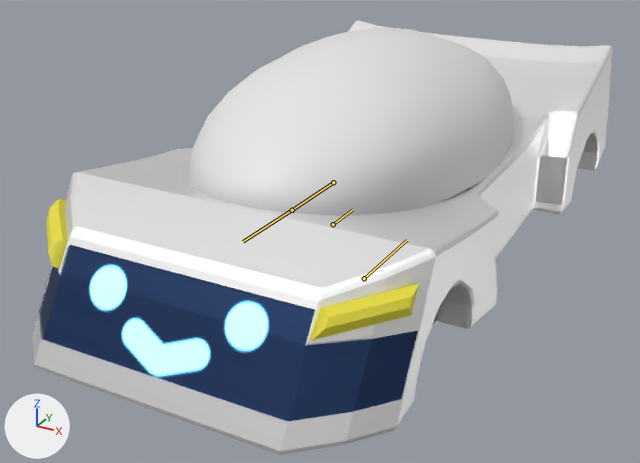
Two versions of the FBX model Kart Proj/Assets/Characters/MAX/Both/MaxCar.fbx, one commit apart.
One viewpoint serves both versions: a 50 mm camera at (1.56, -3.26, 1.81) aimed at (-0.1, -0.24, 0.3). Arrows for +X, +Y and +Z are at lower left; the lights stay in place. The bones that bend it are drawn over the model as lines.

The first picture shows 'Car'.
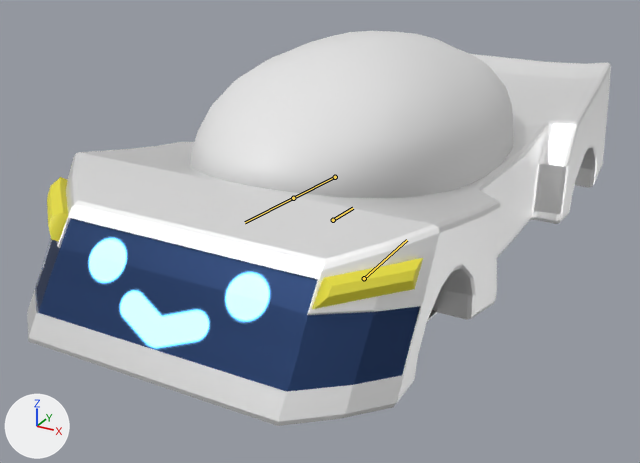
The newer file adds an action. The first version stands in its rest pose; the second is drawn at frame 3 of the action 'Armature|Car_Boost'.

Pixel boxes (x1, y1, x2, y2) of what changed, in the pictures (640 x 463 px):
'Car', posed (9% shorter)
    before: (33, 20, 612, 455)
    after: (27, 31, 611, 426)
bone 'Corpo', root to tip
    before: (333, 224) to (353, 209)
    after: (333, 220) to (353, 208)

The change in detail:
Bone 'Corpo' (bone_corpo) moves from (0.0, 0.0, 0.0) to (0.0, 0.0, 0.02).
Bone 'Corpo' (bone_corpo) turns from (0, 0, 0) to (-4, 0, 0) degrees about its own x, y and z.
